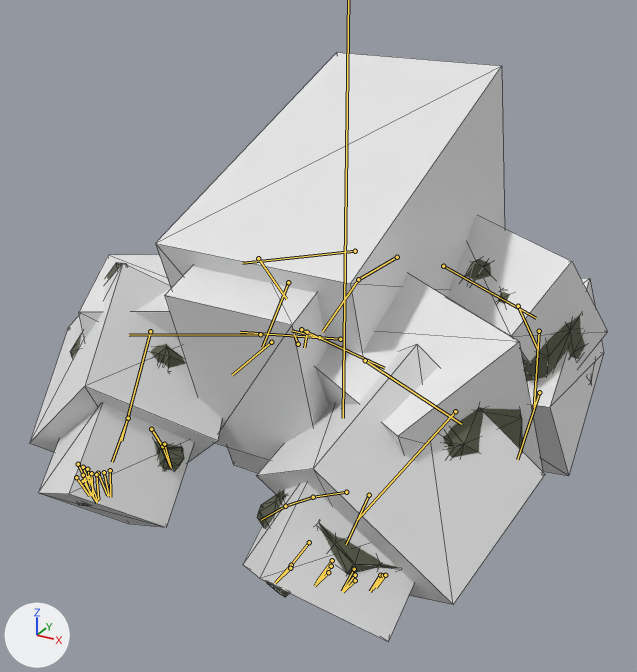
What one commit did to the glTF model 3D BaseFramework/Asset/Models/Character/Enemy/Golem/golem.gltf.
Rendered twice from a 50 mm lens placed at (15.0, -29.4, 18.3), pointed at (-0.1, -2.0, 4.6). Every picture has the same lights, and +X, +Y and +Z are marked at lower left. Both versions are drawn at frame 8 of the action 'Attack3'; the numbers are the values there. The bones that bend it are drawn over the model as lines. Mesh edges are drawn as thin lines.

Names of what the first picture shows: 'Body', 'COL01', 'COL02', 'COL03', 'COL04', 'COL05', 'COL06', 'COL07', 'COL09', 'COL11', 'COL12'.
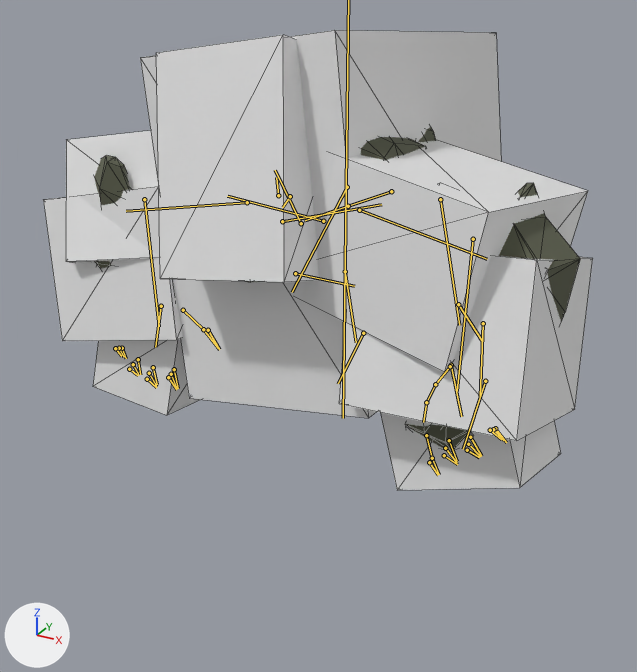
Changed parts and their boxes [x1, y1, x2, y2] in the pictures (637 x 672 px):
'COL12', posed
    before: [155, 53, 505, 473]
    after: [140, 30, 501, 418]
'COL11', posed
    before: [165, 266, 328, 460]
    after: [156, 35, 319, 282]
'COL01', posed (12% narrower, 29% shorter)
    before: [256, 345, 545, 605]
    after: [339, 256, 593, 441]
'COL03', posed
    before: [316, 274, 543, 472]
    after: [302, 140, 588, 372]
'COL05', posed
    before: [29, 263, 222, 462]
    after: [44, 186, 183, 341]
'COL02', posed
    before: [243, 482, 414, 642]
    after: [380, 412, 561, 490]
'COL04', posed
    before: [38, 403, 194, 527]
    after: [93, 339, 201, 415]
'Body', posed
    before: [70, 259, 592, 597]
    after: [94, 127, 580, 452]
'COL09', posed (not visible afterwards)
    before: [447, 215, 608, 366]
'COL06', posed
    before: [79, 255, 180, 341]
    after: [66, 131, 159, 263]
'COL07', posed (not visible afterwards)
    before: [527, 278, 604, 476]
bone 'spine', root to tip
    before: (397, 257) to (358, 279)
    after: (391, 191) to (348, 206)
bone 'B-chest', root to tip
    before: (358, 279) to (322, 331)
    after: (348, 206) to (305, 220)
bone 'B-neck', root to tip
    before: (319, 337) to (291, 330)
    after: (301, 223) to (275, 170)
bone 'B-jaw', root to tip
    before: (307, 332) to (304, 347)
    after: (290, 196) to (282, 207)
bone 'B-shoulder.L', root to tip
    before: (301, 329) to (384, 368)
    after: (282, 221) to (381, 204)
bone 'B-upperArm.L', root to tip
    before: (365, 360) to (461, 424)
    after: (359, 210) to (487, 259)
bone 'B-forearm.L', root to tip
    before: (455, 411) to (357, 520)
    after: (473, 239) to (457, 391)
bone 'B-shoulder.R', root to tip
    before: (340, 339) to (240, 332)
    after: (323, 221) to (227, 196)
bone 'B-upperArm.R', root to tip
    before: (260, 334) to (129, 335)
    after: (247, 202) to (126, 211)
bone 'B-forearm.R', root to tip
    before: (150, 331) to (121, 440)
    after: (144, 199) to (159, 326)
bone 'B-thigh.L', root to tip
    before: (443, 266) to (536, 318)
    after: (440, 199) to (459, 325)
bone 'B-shin.L', root to tip
    before: (518, 306) to (538, 350)
    after: (458, 304) to (482, 341)
bone 'B-thigh.R', root to tip
    before: (355, 251) to (242, 263)
    after: (347, 187) to (292, 292)
bone 'B-shin.R', root to tip
    before: (258, 258) to (286, 299)
    after: (295, 273) to (354, 286)
bone 'B-foot.R', root to tip
    before: (288, 282) to (262, 347)
    after: (345, 271) to (356, 342)

The edits, one by one:
Bone 'spine' (bone_spine) moves from (0.0, -8.61, -6.39) to (0.0, -5.44, -5.58).
Bone 'spine' (bone_spine) turns from (86, 0, -1) to (85, 0, 9) degrees about its own x, y and z.
Bone 'B-chest' (bone_b_chest) turns from (24, 0, 0) to (0, 0, 0) degrees about its own x, y and z.
Bone 'B-neck' (bone_b_neck) turns from (-81, 0, 0) to (-90, 0, 0) degrees about its own x, y and z.
Bone 'B-jaw' (bone_b_jaw) turns from (14, 0, 0) to (0, 0, 0) degrees about its own x, y and z.
Bone 'B-shoulder.L' (bone_b_shoulder_l) turns from (55, -115, -54) to (-9, -18, -5) degrees about its own x, y and z.
Bone 'B-upperArm.L' (bone_b_upperarm_l) turns from (21, 4, 3) to (32, -2, 1) degrees about its own x, y and z.
Bone 'B-forearm.L' (bone_b_forearm_l) turns from (56, -12, -60) to (53, 6, -18) degrees about its own x, y and z.
Bone 'B-shoulder.R' (bone_b_shoulder_r) turns from (55, 115, 54) to (-7, 19, 12) degrees about its own x, y and z.
Bone 'B-upperArm.R' (bone_b_upperarm_r) turns from (21, -4, -3) to (24, 1, -3) degrees about its own x, y and z.
Bone 'B-forearm.R' (bone_b_forearm_r) turns from (56, 12, 60) to (65, -5, 18) degrees about its own x, y and z.
Bone 'B-thigh.L' (bone_b_thigh_l) moves from (0.28, 6.49, 6.89) to (0.32, 3.36, 5.89).
Bone 'B-thigh.L' (bone_b_thigh_l) turns from (-34, -35, -57) to (-23, -36, -3) degrees about its own x, y and z.
Bone 'B-shin.L' (bone_b_shin_l) turns from (85, 6, 64) to (63, 39, 9) degrees about its own x, y and z.
Bone 'B-thigh.R' (bone_b_thigh_r) moves from (-0.28, 6.49, 6.89) to (-0.32, 3.36, 5.89).
Bone 'B-thigh.R' (bone_b_thigh_r) turns from (-34, 35, 57) to (-23, 36, 3) degrees about its own x, y and z.
Bone 'B-shin.R' (bone_b_shin_r) turns from (85, -6, -64) to (96, -23, -42) degrees about its own x, y and z.
Bone 'B-foot.R' (bone_b_foot_r) turns from (-33, 2, 0) to (-39, 2, 0) degrees about its own x, y and z.
